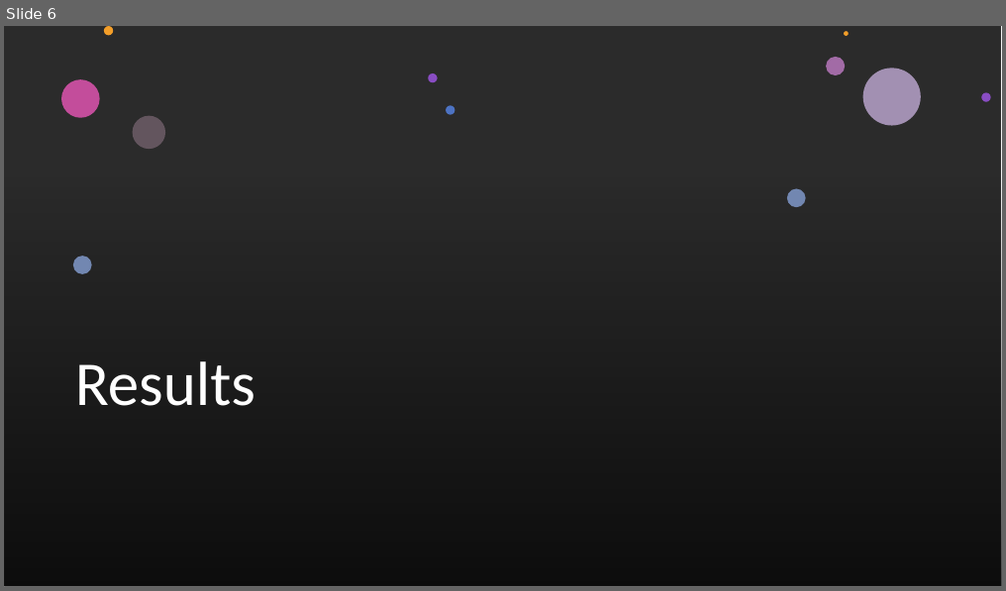
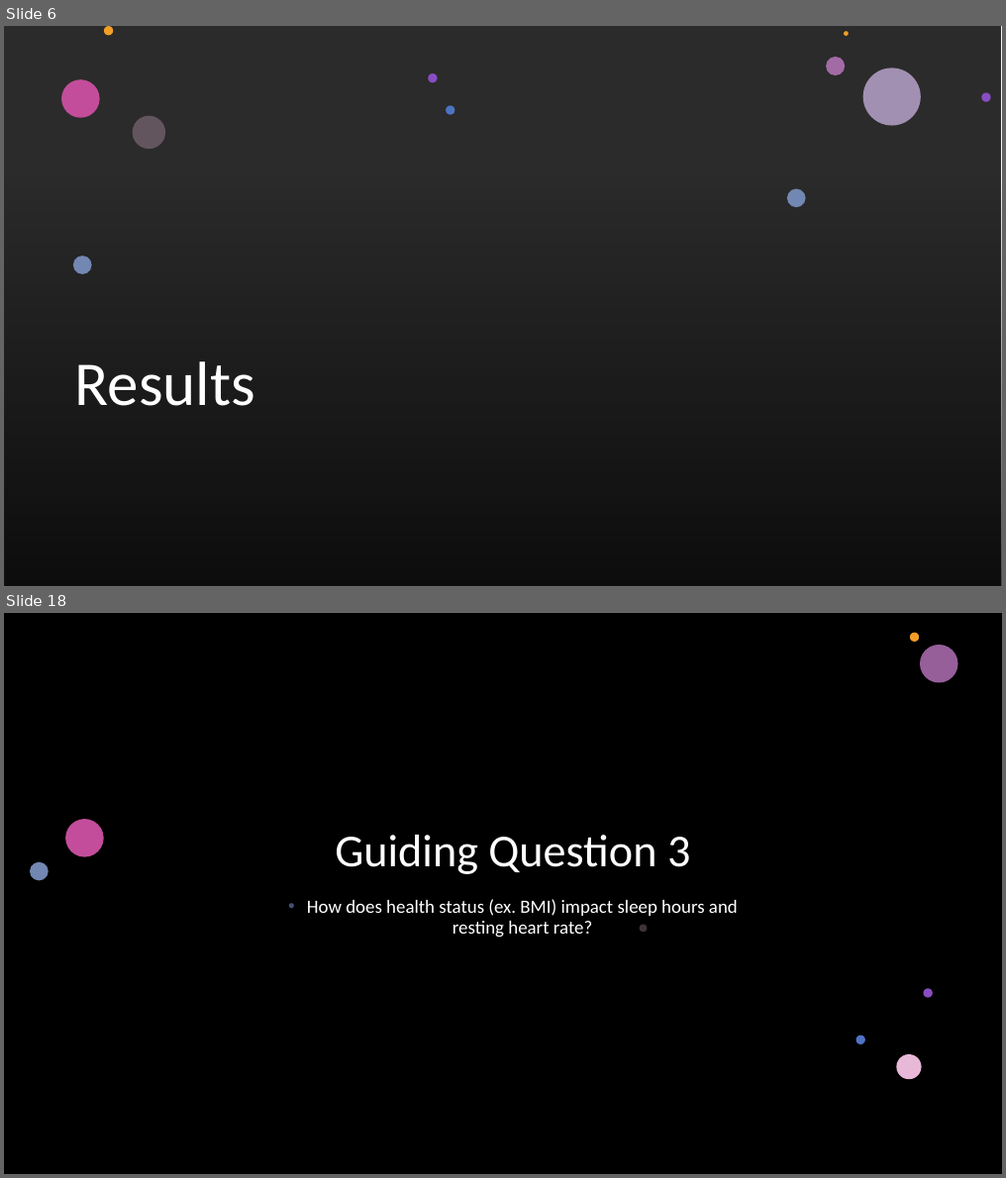
Before and after one commit to josh314151/DATA-601-602-G15, a slide deck: 601 G15 Presentation.pptx. Shown one above the other, each under a label of ours: slide 6 before the commit, slides 6 and 18 after it; the slides between them are not shown. The pictures are 1006x591 and 1006x1178 pixels, drawn with LibreOffice and Linux fonts; fonts in the diff are those of the drawing; background and template pictures are left out; a plain dark background stands for a picture behind light text. Boxes give left, top, right and bottom in pixels: in the first picture for what was removed or moved away, otherwise in the second. Text is boxed around its words. In the diff, an @@ line names an element or a change of style, - is before the commit and + after.

```diff
--- a/601 G15 Presentation.pptx
+++ b/601 G15 Presentation.pptx
@@ slide 18 added at (x1=4, y1=613, x2=1002, y2=1174), background picture (left out) @@
@@ rectangle added at (x1=4, y1=613, x2=1002, y2=1174), fill #000000 @@
@@ title added at (x1=335, y1=835, x2=690, y2=874), 44 pt, text #FFFFFF @@
+Guiding Question 3
@@ text added at (x1=307, y1=899, x2=738, y2=938), 18 pt, text #FFFFFF @@
+• How does health status (ex. BMI) impact sleep hours and resting heart rate?
@@ group added at (x1=30, y1=633, x2=958, y2=1079): 8 ellipses @@
@@ group added at (x1=4, y1=613, x2=1002, y2=1174): 4 freeform shapes @@
```
Also in this commit, not shown: 17 other slides added, 5 other files.
